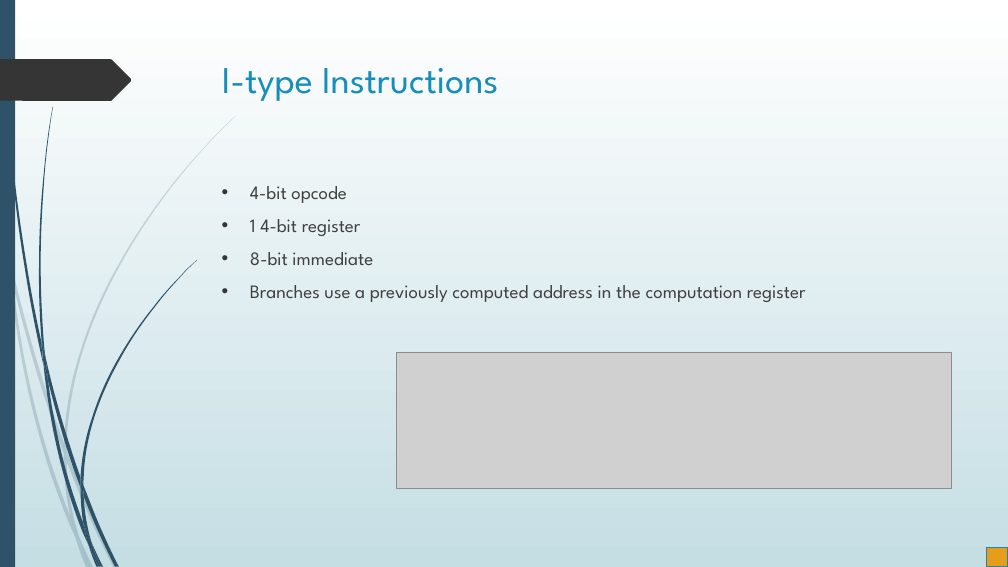
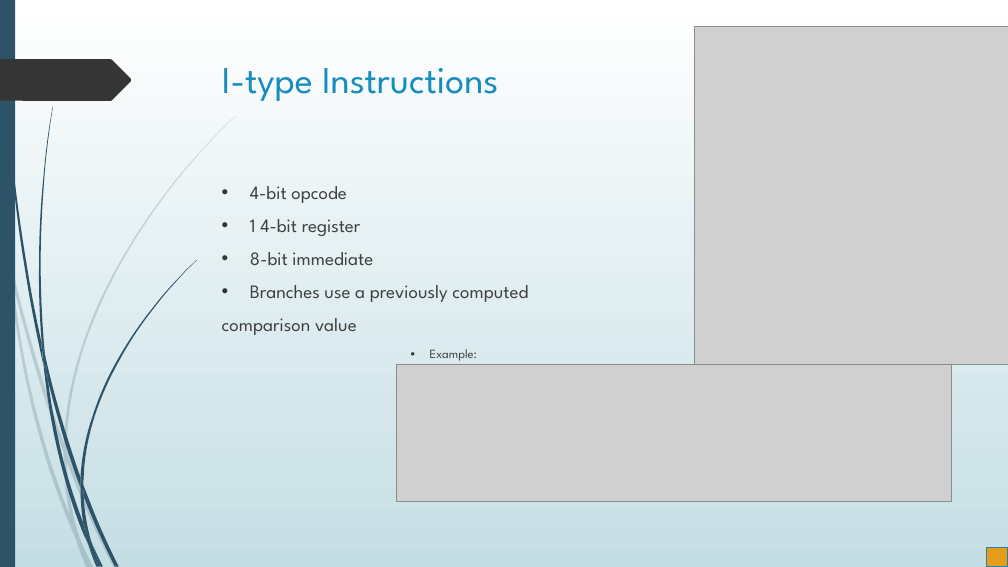
Before and after one commit to merreltc/16-Bit-Processor, a slide deck: slide 4 of FinalReport/FinalPresentation-Working.pptx. Drawn at 1008x567 pixels with LibreOffice and Linux fonts; fonts in the diff are those of the drawing; grey boxes stand for pictures. Boxes give left, top, right and bottom in pixels: in the first picture for what was removed or moved away, otherwise in the second. Text is boxed around its words. In the diff, an @@ line names an element or a change of style, - is before the commit and + after.

```diff
--- a/FinalReport/FinalPresentation-Working.pptx
+++ b/FinalReport/FinalPresentation-Working.pptx
@@ picture added at box(694, 26, 1008, 364) @@
@@ text at box(222, 285, 528, 361): text changed @@
-• Branches use a previously computed address in the computation register
+• Branches use a previously computed
+comparison value
+          • Example:
@@ picture: place and size @@
-picture at box(397, 352, 951, 489)
+picture at box(397, 364, 951, 501)
```
Also in this commit, not shown: 6 other slides changed, 1 slide removed.
